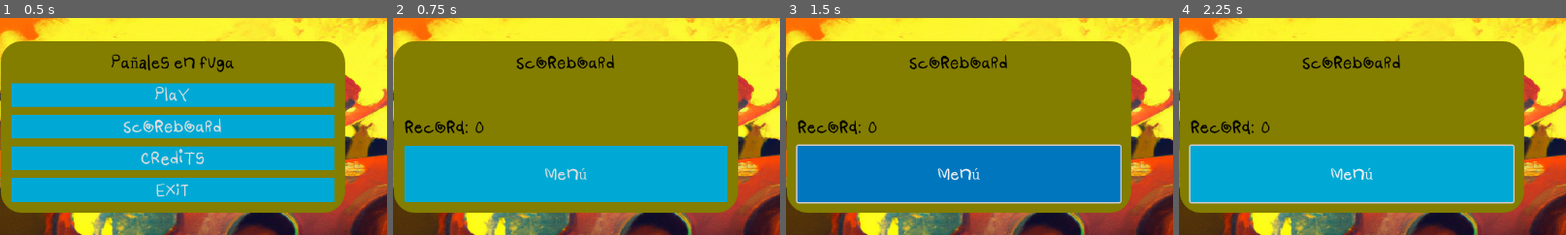
Above: before the commit, frames 1-4 (left to right).
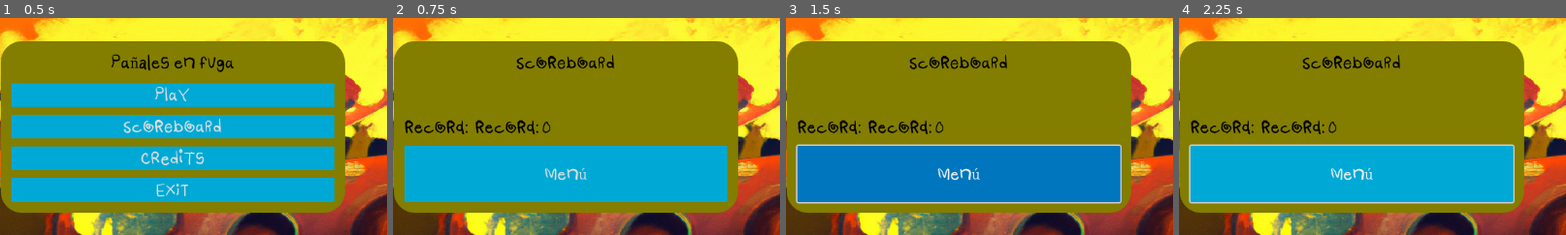
Above: after the commit, the same moments.

Repository: franciscoenriq/Panhales-en-Fuga
Game: Godot game, scene res://scenes/Inicio/main_menu.tscn
Same seed, same stepped clock (60 frames per second), same inputs: the game is played once before the commit and once after it.
Inputs (mouse positions are % of the whole screen's width and height, from its top left):
- Up to frame 1 (0.5 s): no input
- Up to frame 2 (0.75 s): click "Scoreboard" at 0.5 s
- Up to frame 3 (1.5 s): click "Menú" at 1.25 s
- Up to frame 4 (2.25 s): tap Enter at 2 s; move the mouse to (72, 45) at 2.02 s; hold L (p_right) from 2.03 s (still down); hold X (clutch) from 2.03 s (still down); click (72, 45) at 2.17 s
The pictures show only the part of the screen within x 28-78%, y 25-75%; the shares and areas given below are measured in that part.

Frame 1 is identical in both runs. In frame 2, 0.5% of the frame differs, in the area x 21-41%, y 46-54%; in frame 3, 0.5%; in frame 4, 0.5%.
Error before the commit: Parse Error: Expected indented block after function declaration. (res://scenes/Inicio/scoreboard.gd:17)
Error after the commit: Invalid assignment of property or key 'text' with value of type 'String' on a base object of type 'null instance'. (res://scenes/Inicio/scoreboard.gd:27)

Commit message:
ScoreboardTEST

Diff:
--- a/scenes/Inicio/scoreboard.gd
+++ b/scenes/Inicio/scoreboard.gd
@@ -1,17 +1,27 @@
-extends CanvasLayer
+extends Node
+
 const SAVEFILE = "user://savefile.save"
+var highest_record = 0
+@onready var record_label = $Main/CenterContainer/PanelContainer/MarginContainer/VBoxContainer/HBoxContainer/record
 
-# Called when the node enters the scene tree for the first time.
 func _ready():
-	pass # Replace with function body.
-
-
-# Called every frame. 'delta' is the elapsed time since the previous frame.
-func _process(delta):
-	pass
-
+	load_score()
+	update_record_label()
 
 func _on_button_main_pressed():
-	get_tree().change_scene_to_file("res://scenes/Inicio/main_menu.tscn")
+	get_tree().change_scene("res://scenes/Inicio/main_menu.tscn")
 
 func save_score():
+	var file = FileAccess.open(SAVEFILE, FileAccess.WRITE)
+	file.store_32(highest_record)
+	file.close()
+
+func load_score():
+	var file = FileAccess.open(SAVEFILE, FileAccess.READ)
+	if FileAccess.file_exists(SAVEFILE):
+		file.open(SAVEFILE, FileAccess.READ)
+		highest_record = file.get_var()
+		file.close()
+
+func update_record_label():
+	record_label.text = "Record: " + str(highest_record)
--- a/scenes/Inicio/scoreboard.tscn
+++ b/scenes/Inicio/scoreboard.tscn
@@ -11,6 +11,7 @@
 anchor_bottom = 1.0
 grow_horizontal = 2
 grow_vertical = 2
+script = ExtResource("2_jrmm7")
 
 [node name="BackGround" type="TextureRect" parent="."]
 layout_mode = 1
@@ -74,7 +75,7 @@
 layout_mode = 2
 text = "Record: "
 
-[node name="Label" type="Label" parent="CanvasLayer/Main/CenterContainer/PanelContainer/MarginContainer/VBoxContainer/HBoxContainer"]
+[node name="record" type="Label" parent="CanvasLayer/Main/CenterContainer/PanelContainer/MarginContainer/VBoxContainer/HBoxContainer"]
 layout_mode = 2
 text = "0
 "
--- a/scenes/game_end.gd
+++ b/scenes/game_end.gd
@@ -1,13 +1,11 @@
 extends Label
 
-
-
-
-# Called when the node enters the scene tree for the first time.
 func _ready():
 	pass
 
-
-# Called every frame. 'delta' is the elapsed time since the previous frame.
 func _process(_delta):
 	self.text = str(GameController.distance_traveled)
+
+func save_highscore():
+	var scoreboard = get_node("/root/Scoreboard") # Reemplaza "/root/Scoreboard" con la ruta correcta a tu nodo scoreboard
+	scoreboard.save_score()
